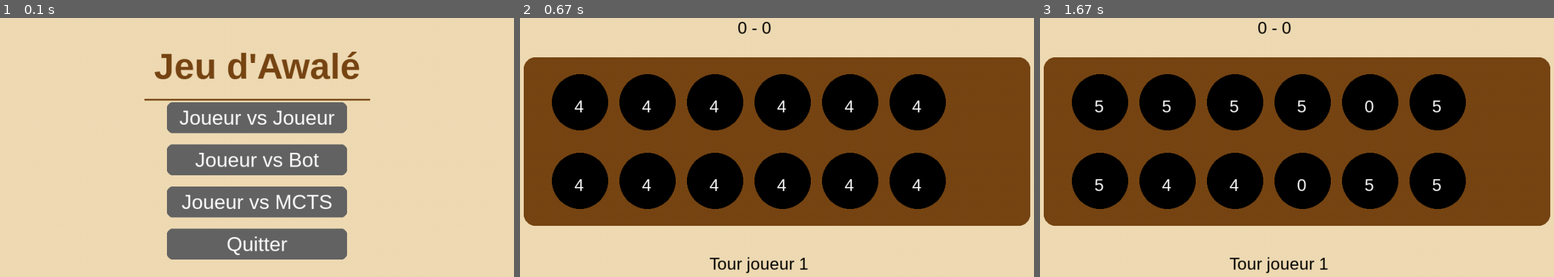
Above: before the commit, frames 1-3 (left to right).
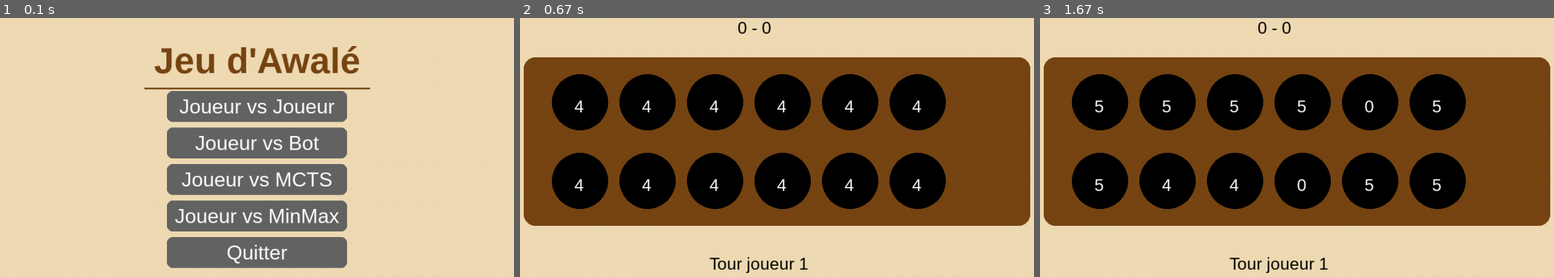
Above: after the commit, the same moments.

Repository: Bobbmyth/3AINT---Awale
Game: pygame game, started from main.py
The game is run twice, just before and just after one commit, with the same random seed, the same clock (stepped at 60 frames per second) and the same inputs.
Inputs (mouse positions are in pixels of both pictures, inside the frame that each line leads up to):
- Up to frame 1 (0.1 s): no input
- Up to frame 2 (0.67 s): click (777, 214) at 0.38 s, where only the run after the commit has a clickable "Joueur vs MinMax"
- Up to frame 3 (1.67 s): click (1297, 160) at 0.72 s

The runs differ from the first frame. In frame 1, 16% of the frame differs, in the area x 28-73%, y 10-97%; in frame 2, nothing differs; in frame 3, nothing differs.

Commit message:
Ajout minamax

Diff:
--- a/gui.py
+++ b/gui.py
@@ -96,15 +96,18 @@
         btn_w, btn_h = 320, 55
         cx = (1000 - btn_w) // 2
 
-        pvp_button  = pygame.Rect(cx, 180, btn_w, btn_h)
-        bot_button  = pygame.Rect(cx, 255, btn_w, btn_h)
-        mcts_button = pygame.Rect(cx, 330, btn_w, btn_h)
-        quit_button = pygame.Rect(cx, 405, btn_w, btn_h)
+        pvp_button  = pygame.Rect(cx, 160, btn_w, btn_h)
+        bot_button  = pygame.Rect(cx, 225, btn_w, btn_h)
+        mcts_button = pygame.Rect(cx, 290, btn_w, btn_h)
+        minmax_button = pygame.Rect(cx, 355, btn_w, btn_h)
+
+        quit_button = pygame.Rect(cx, 420, btn_w, btn_h)
 
         buttons = [
             (pvp_button,  "Joueur vs Joueur", "pvp"),
             (bot_button,  "Joueur vs Bot",    "bot"),
             (mcts_button, "Joueur vs MCTS",   "mcts"),
+            (minmax_button, "Joueur vs MinMax",   "minmax"),
             (quit_button, "Quitter",          "quit"),
         ]
 
@@ -113,8 +116,8 @@
             mouse = pygame.mouse.get_pos()
 
             title = title_font.render("Jeu d'Awalé", True, BROWN)
-            self.screen.blit(title, (1000 // 2 - title.get_width() // 2, 80))
-            pygame.draw.line(self.screen, BROWN, (300, 175), (700, 175), 3)
+            self.screen.blit(title, (1000 // 2 - title.get_width() // 2, 70))
+            pygame.draw.line(self.screen, BROWN, (300, 155), (700, 155), 3)
 
             for rect, label, _ in buttons:
                 hovered = rect.collidepoint(mouse)
--- a/main.py
+++ b/main.py
@@ -5,6 +5,7 @@
 from human import Human
 from stupidBot import StupidBot
 from mcts import MCTS
+from minmax import MinMax
 
 jeu = awale("Alice", "Bot")
 gui = GUI(jeu)
@@ -14,6 +15,7 @@
 joueur1 = Human(jeu)
 joueur2 = Human(jeu) if mode == "pvp" else StupidBot(jeu, 2)
 mcts = MCTS(iterations_max=500) if mode == "mcts" else None
+minmax = MinMax(profondeur=5)      if mode == "minmax" else None
 
 running = True
 clock = pygame.time.Clock()
@@ -34,16 +36,26 @@
                 if not jeu.tour_jeu(coup):
                     running = False
 
-    if jeu.joueur_actif == 2 and running and mode in ("bot", "mcts"):
+    if jeu.joueur_actif == 2 and running and mode in ("bot", "mcts", "minmax"):
+        print(f"Bot joue, plateau: {jeu.plateau}, joueur: {jeu.joueur_actif}")
         pygame.time.wait(500)
         if mode == "bot":
             coup = joueur2.get_move()
-        else:
+            print(f"Coup choisi: {coup}")
+        elif mode == "mcts":
             coup = mcts.determiner_coup(
                 deepcopy(jeu.plateau),
                 deepcopy(jeu.score),
                 jeu.joueur_actif
             )
+        else:  # minmax
+            print(f"Bot joue, plateau: {jeu.plateau}, joueur: {jeu.joueur_actif}")
+            coup = minmax.determiner_coup(
+                deepcopy(jeu.plateau),
+                deepcopy(jeu.score),
+                jeu.joueur_actif,
+            )
+            print(f"Coup choisi: {coup}")
         if coup is not None:
             if not jeu.tour_jeu(coup):
                 running = False
--- /dev/null
+++ b/minmax.py
@@ -0,0 +1,216 @@
+from copy import deepcopy
+from typing import List, Tuple, Optional
+
+
+class MinMax:
+
+
+    def __init__(self, profondeur: int = 5):
+
+        self.profondeur = profondeur
+
+    def determiner_coup(
+        self,
+        plateau: List[int],
+        scores: List[int],
+        joueur_actif: int,
+    ) -> int:
+        coups = self._coups_legaux(plateau, joueur_actif)
+        if not coups:
+            return 0
+
+        meilleur_coup = coups[0]
+        meilleure_valeur = float("-inf")
+
+        for coup in coups:
+            nouveau_plateau, nouveaux_scores, joueur_suivant = self._jouer_coup(
+                plateau, scores, joueur_actif, coup
+            )
+            valeur = self._minimax(
+                nouveau_plateau,
+                nouveaux_scores,
+                joueur_suivant,
+                joueur_actif,          # le joueur qu'on cherche à maximiser
+                self.profondeur - 1,
+                float("-inf"),
+                float("inf"),
+            )
+            if valeur > meilleure_valeur:
+                meilleure_valeur = valeur
+                meilleur_coup = coup
+
+        return meilleur_coup
+
+
+    def _minimax(
+        self,
+        plateau: List[int],
+        scores: List[int],
+        joueur_actif: int,
+        joueur_maximisant: int,
+        profondeur: int,
+        alpha: float,
+        beta: float,
+    ) -> float:
+
+        # Condition terminale : profondeur 0 ou partie finie
+        if profondeur == 0 or self._partie_terminee(plateau):
+            return self._evaluer(scores, plateau, joueur_maximisant)
+
+        coups = self._coups_legaux(plateau, joueur_actif)
+        if not coups:
+            return self._evaluer(scores, plateau, joueur_maximisant)
+
+        if joueur_actif == joueur_maximisant:
+            # Nœud MAX : on cherche le coup le plus favorable
+            valeur_max = float("-inf")
+            for coup in coups:
+                nouveau_plateau, nouveaux_scores, joueur_suivant = self._jouer_coup(
+                    plateau, scores, joueur_actif, coup
+                )
+                valeur = self._minimax(
+                    nouveau_plateau, nouveaux_scores, joueur_suivant,
+                    joueur_maximisant, profondeur - 1, alpha, beta
+                )
+                valeur_max = max(valeur_max, valeur)
+                alpha = max(alpha, valeur_max)
+                if beta <= alpha:
+                    break  # Coupure bêta : l'adversaire n'ira pas par ici
+            return valeur_max
+        else:
+            # Nœud MIN : l'adversaire cherche à minimiser notre score
+            valeur_min = float("inf")
+            for coup in coups:
+                nouveau_plateau, nouveaux_scores, joueur_suivant = self._jouer_coup(
+                    plateau, scores, joueur_actif, coup
+                )
+                valeur = self._minimax(
+                    nouveau_plateau, nouveaux_scores, joueur_suivant,
+                    joueur_maximisant, profondeur - 1, alpha, beta
+                )
+                valeur_min = min(valeur_min, valeur)
+                beta = min(beta, valeur_min)
+                if beta <= alpha:
+                    break  # Coupure alpha : on ne peut pas faire mieux ici
+            return valeur_min
+
+
+    def _evaluer(
+        self,
+        scores: List[int],
+        plateau: List[int],
+        joueur_maximisant: int,
+    ) -> float:
+
+        idx_bot = joueur_maximisant - 1
+        idx_adv = 1 - idx_bot
+
+        # Victoire / défaite nette
+        if scores[idx_bot] >= 25:
+            return float("inf")
+        if scores[idx_adv] >= 25:
+            return float("-inf")
+
+        # Différence de score pondérée
+        diff_score = scores[idx_bot] - scores[idx_adv]
+
+        # Graines dans le camp adverse (potentiel de capture)
+        if joueur_maximisant == 1:
+            graines_adversaire = sum(plateau[6:12])
+            graines_bot = sum(plateau[0:6])
+        else:
+            graines_adversaire = sum(plateau[0:6])
+            graines_bot = sum(plateau[6:12])
+
+        # Heuristique finale : score + avantage territorial léger
+        return diff_score * 10 + graines_adversaire * 0.5 - graines_bot * 0.3
+
+
+    def _coups_legaux(self, plateau: List[int], joueur_actif: int) -> List[int]:
+        """Retourne la liste des coups légaux pour le joueur actif."""
+        coups = []
+        cases = range(0, 6) if joueur_actif == 1 else range(6, 12)
+        adversaire_vide = (
+            sum(plateau[6:12]) == 0 if joueur_actif == 1 else sum(plateau[0:6]) == 0
+        )
+
+        for case in cases:
+            if plateau[case] == 0:
+                continue
+            if adversaire_vide and not self._peut_nourrir(plateau, case, joueur_actif):
+                continue
+            coups.append(case)
+        return coups
+
+    def _peut_nourrir(
+        self, plateau: List[int], case: int, joueur_actif: int
+    ) -> bool:
+        """Vérifie si semer depuis `case` peut alimenter le camp adverse."""
+        graines = plateau[case]
+        pos = case
+        for _ in range(graines):
+            pos = (pos + 1) % 12
+            if pos == case:
+                pos = (pos + 1) % 12
+            if joueur_actif == 1 and pos >= 6:
+                return True
+            if joueur_actif == 2 and pos < 6:
+                return True
+        return False
+
+    def _jouer_coup(
+        self,
+        plateau: List[int],
+        scores: List[int],
+        joueur_actif: int,
+        coup: int,
+    ) -> Tuple[List[int], List[int], int]:
+        nouveau_plateau = deepcopy(plateau)
+        nouveaux_scores = deepcopy(scores)
+
+        # Semis
+        graines = nouveau_plateau[coup]
+        nouveau_plateau[coup] = 0
+        case_courante = coup
+        while graines > 0:
+            case_courante = (case_courante + 1) % 12
+            if case_courante == coup:
+                case_courante = (case_courante + 1) % 12
+            nouveau_plateau[case_courante] += 1
+            graines -= 1
+
+        # Récolte
+        cases_a_recolter = []
+        idx_bot = joueur_actif - 1
+
+        if joueur_actif == 1:
+            pos = case_courante
+            while pos >= 6 and nouveau_plateau[pos] in (2, 3):
+                cases_a_recolter.append(pos)
+                pos -= 1
+            adversaire_apres = [nouveau_plateau[i] for i in range(6, 12)]
+            for p in cases_a_recolter:
+                adversaire_apres[p - 6] = 0
+            if sum(adversaire_apres) > 0:
+                for p in cases_a_recolter:
+                    nouveaux_scores[0] += nouveau_plateau[p]
+                    nouveau_plateau[p] = 0
+        else:
+            pos = case_courante
+            while pos <= 5 and nouveau_plateau[pos] in (2, 3):
+                cases_a_recolter.append(pos)
+                pos -= 1
+            adversaire_apres = [nouveau_plateau[i] for i in range(0, 6)]
+            for p in cases_a_recolter:
+                adversaire_apres[p] = 0
+            if sum(adversaire_apres) > 0:
+                for p in cases_a_recolter:
+                    nouveaux_scores[1] += nouveau_plateau[p]
+                    nouveau_plateau[p] = 0
+
+        joueur_suivant = 2 if joueur_actif == 1 else 1
+        return nouveau_plateau, nouveaux_scores, joueur_suivant
+
+    def _partie_terminee(self, plateau: List[int]) -> bool:
+        """Retourne True si la partie est terminée (plateau vide)."""
+        return sum(plateau) == 0
